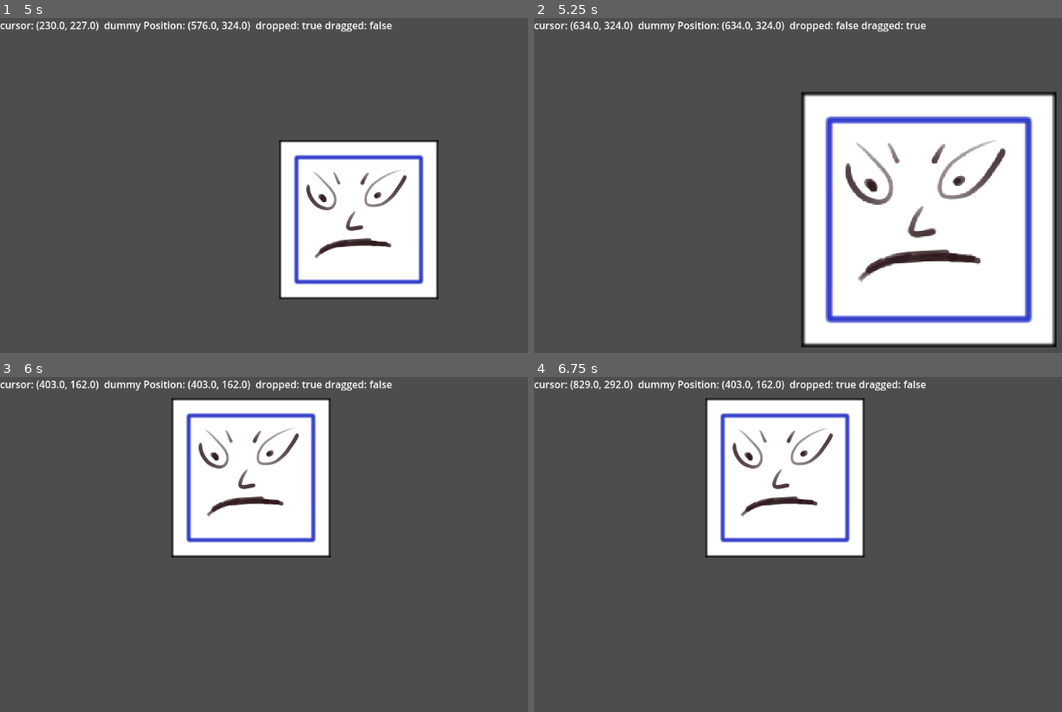
Above: before the commit, frames 1-4 (two rows, left to right).
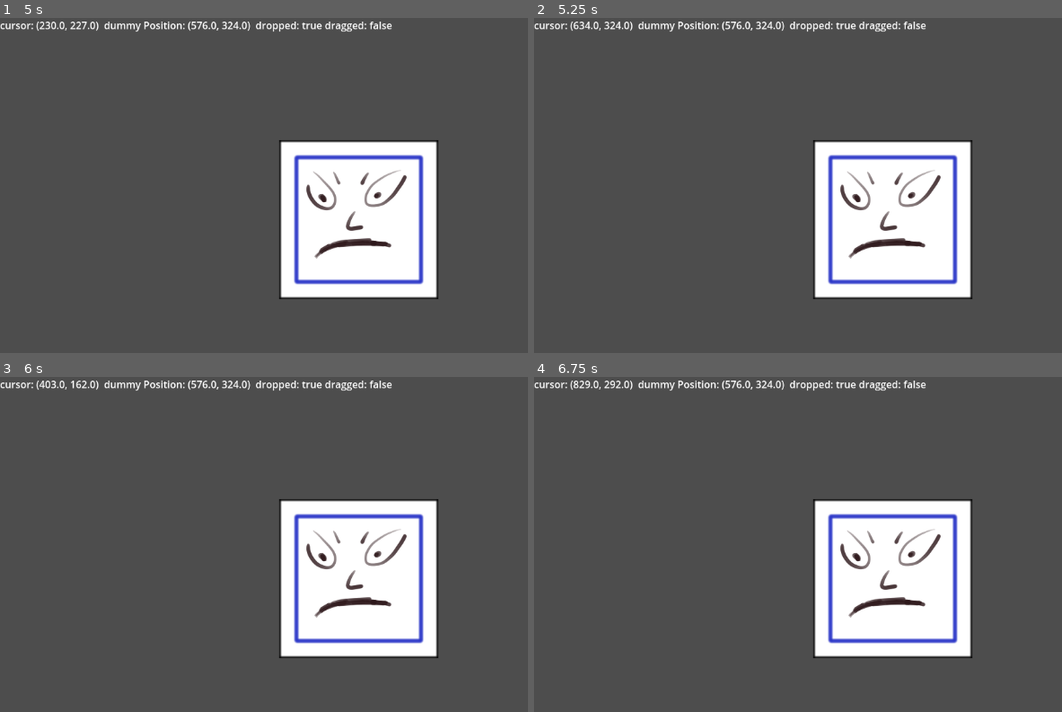
Above: after the commit, the same moments.

Repository: Infini-Creation/Useful-chunks-of-code
Game: Godot game, scene res://main_scene.tscn
Two runs of this game, one before a commit and one after it. Both use one fixed random seed, a clock stepped at 60 frames per second and the inputs below.
Inputs (mouse positions are in pixels of both pictures, inside the frame that each line leads up to):
- Up to frame 1 (5 s): tap Enter at 0.5, 2, 3.5 s; move the mouse to (517, 198) at 0.52 s; press the mouse at (517, 198) at 0.53 s; tap Space at 1.25, 2.75, 4.25 s; move the mouse to (216, 239) at 1.27 s; release the mouse at (216, 239) at 1.28 s; click (216, 239) at 1.35 s; move the mouse to (432, 131) at 2.02 s; press the mouse at (432, 131) at 2.03 s; move the mouse to (322, 299) at 2.77 s; release the mouse at (322, 299) at 2.78 s; click (322, 299) at 2.85 s; move the mouse to (outside the picture) at 3.52 s; press the mouse at (outside the picture) at 3.53 s; move the mouse to (142, 158) at 4.27 s; release the mouse at (142, 158) at 4.28 s; click (142, 158) at 4.35 s
- Up to frame 2 (5.25 s): move the mouse to (930, 219) at 5.02 s; press the mouse at (930, 219) at 5.03 s
- Up to frame 3 (6 s): move the mouse to (253, 477) at 5.77 s; release the mouse at (253, 477) at 5.78 s; click (253, 477) at 5.85 s
- Up to frame 4 (6.75 s): move the mouse to (1051, 557) at 6.52 s; press the mouse at (1051, 557) at 6.53 s

Frame 1 is identical in both runs. In frame 2, 27% of the frame differs, in the area x 36-99%, y 1-99%; in frame 3, 25%; in frame 4, 25%.

Commit message:
upgrade to handle shape more accurately
Use AREA2D signal instead of TextureRect to be able to handle circle shape, or other, better

Diff:
--- a/Basic Drag and Drop/basic-drag-&-drop/round_stuff.tscn
+++ b/Basic Drag and Drop/basic-drag-&-drop/round_stuff.tscn
@@ -33,3 +33,5 @@
 
 [connection signal="mouse_entered" from="TextureRect" to="." method="_on_texture_rect_mouse_entered"]
 [connection signal="mouse_exited" from="TextureRect" to="." method="_on_texture_rect_mouse_exited"]
+[connection signal="mouse_entered" from="Area2D" to="." method="_on_area_2d_mouse_entered"]
+[connection signal="mouse_exited" from="Area2D" to="." method="_on_area_2d_mouse_exited"]
--- a/Basic Drag and Drop/basic-drag-&-drop/some_stuff.gd
+++ b/Basic Drag and Drop/basic-drag-&-drop/some_stuff.gd
@@ -12,11 +12,21 @@
 	return mouseInsideCardArea
 
 
-func _on_texture_rect_mouse_entered() -> void:
-	print("ss: mouse is in the area")
+#func _on_texture_rect_mouse_entered() -> void:
+	#print("ss: mouse is in the area")
+	#mouseInsideCardArea = true
+#
+#
+#func _on_texture_rect_mouse_exited() -> void:
+	#print("ss: mouse is not in the area")
+	#mouseInsideCardArea = false
+
+
+func _on_area_2d_mouse_entered() -> void:
+	print("ssa: mouse is in the area")
 	mouseInsideCardArea = true
 
 
-func _on_texture_rect_mouse_exited() -> void:
-	print("ss: mouse is not in the area")
+func _on_area_2d_mouse_exited() -> void:
+	print("ssa: mouse is not in the area")
 	mouseInsideCardArea = false
